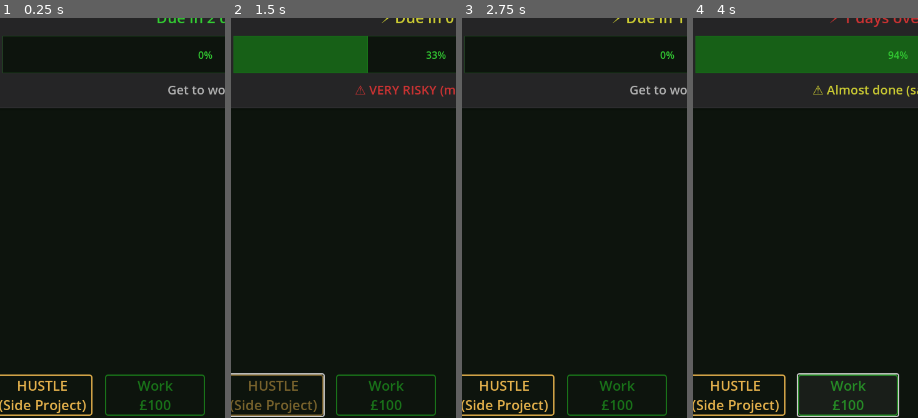
Above: before the commit, frames 1-4 (left to right).
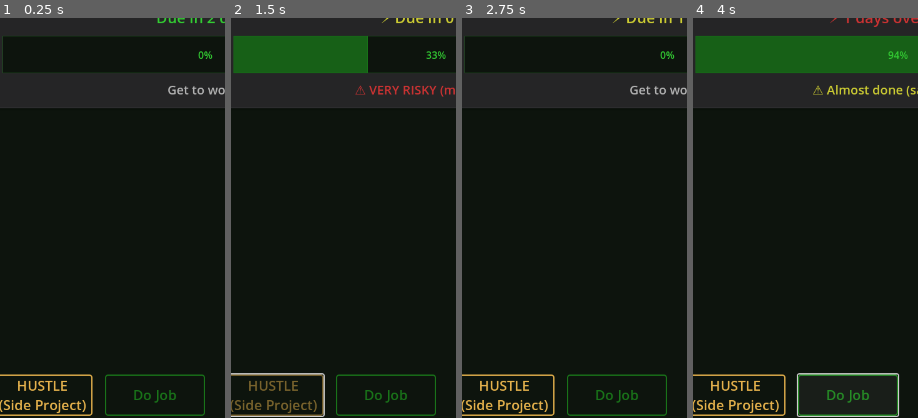
Above: after the commit, the same moments.

Repository: lmchoi/alt-f-this
Game: Godot game, scene res://scenes/game_ui.tscn
Same seed, same stepped clock (60 frames per second), same inputs: the game is played once before the commit and once after it.
Inputs:
- Up to frame 1 (0.25 s): no input
- Up to frame 2 (1.5 s): click "Work £100" (after the commit: "Do Job") at 0.5 s; click "HUSTLE (Side Project)" at 1.25 s
- Up to frame 3 (2.75 s): click "🚨 SHIP IT (Complete Now)" at 2 s
- Up to frame 4 (4 s): click "HUSTLE (Side Project)" at 2.75 s; click "Work £100" (after the commit: "Do Job") at 3.5 s
The pictures show only the part of the screen within x 4-54%, y 50-100%; the shares and areas given below are measured in that part.

The runs differ from the first frame. In frame 1, 0.6% of the frame differs, in the area x 59-79%, y 90-98%; in frame 2, 0.6%; in frame 3, 0.6%; in frame 4, 0.6%.

Commit message:
Move hustle button to the left and change to match side project colour scheme

Diff:
--- a/scenes/game_ui.tscn
+++ b/scenes/game_ui.tscn
@@ -179,8 +179,7 @@
 unique_name_in_owner = true
 custom_minimum_size = Vector2(160, 0)
 layout_mode = 2
-text = "Work
-£100"
+text = "Do Job"
 script = ExtResource("2_rns2u")
 metadata/_custom_type_script = "uid://o4uecgfegpr2"
 
